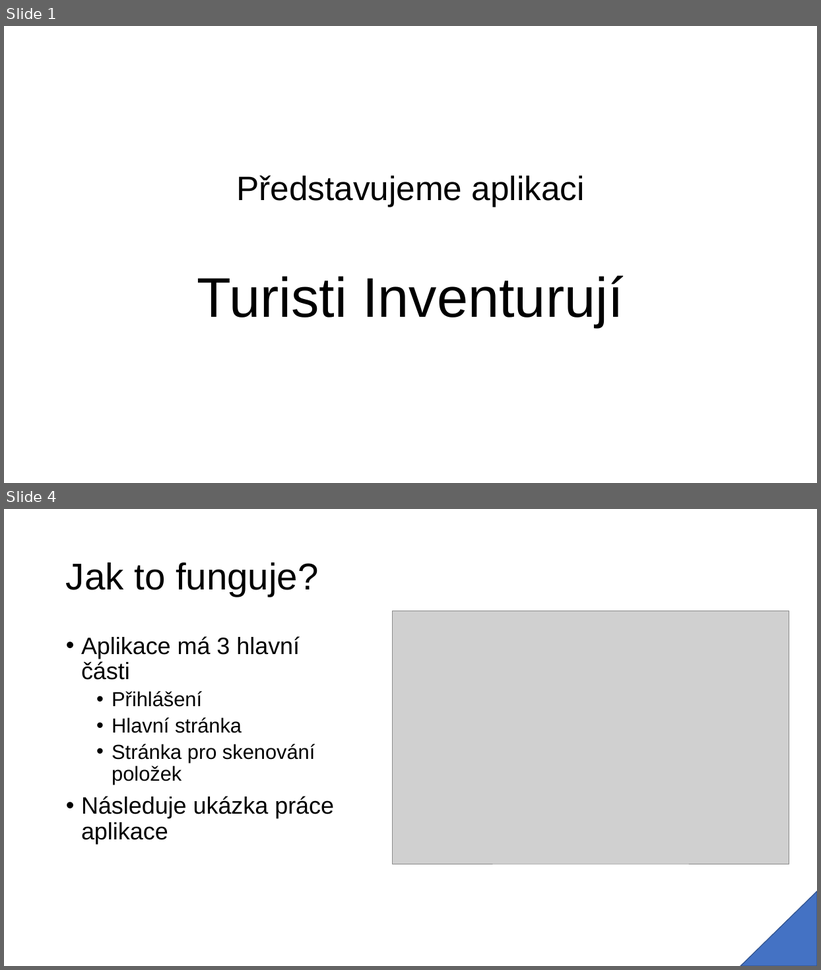
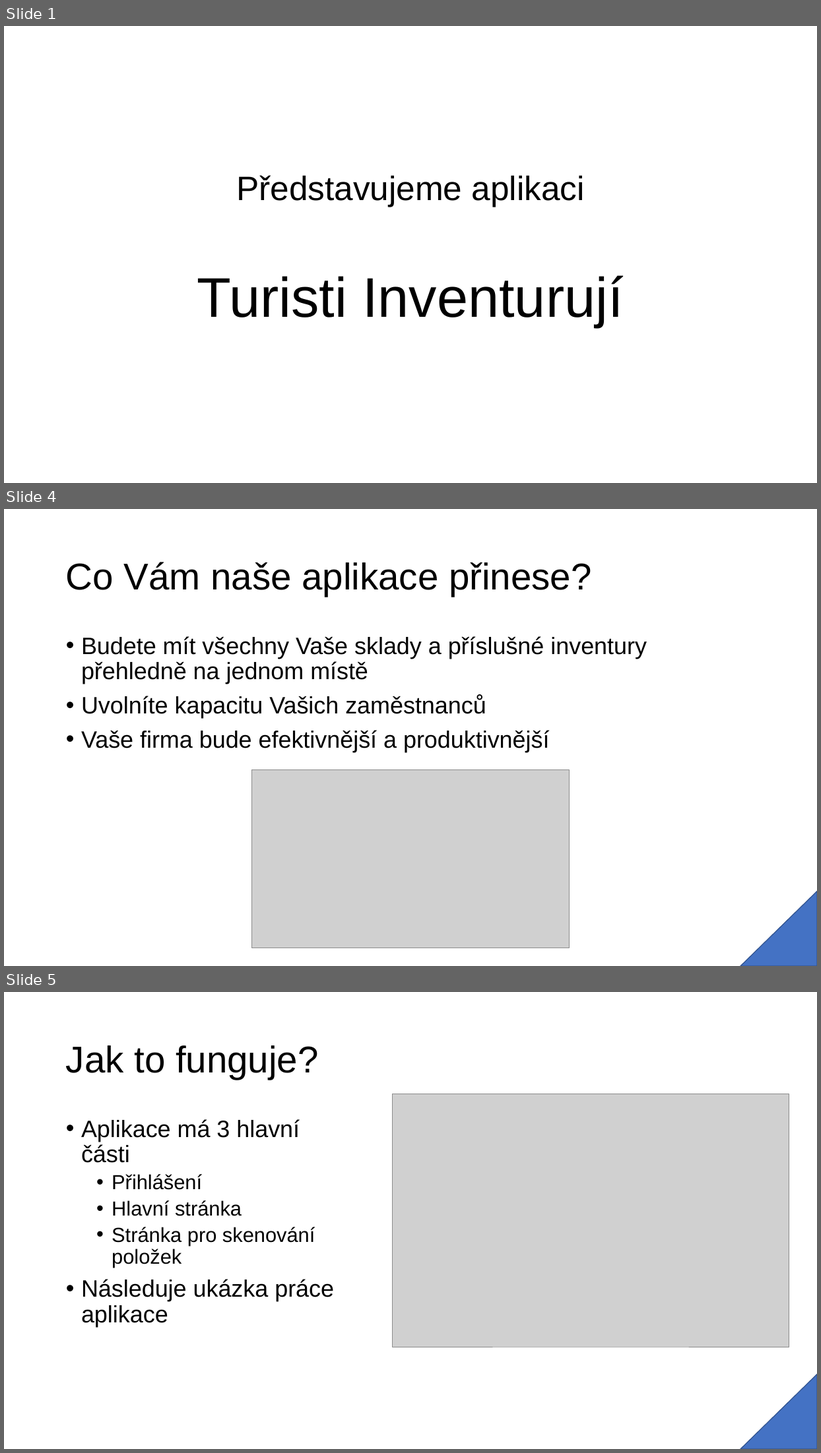
Before and after one commit to Skotuson/UnIT, a slide deck: Představujeme aplikaci.pptx. Shown one above the other, each under a label of ours: slides 1 and 4 before the commit, slides 1, 4 and 5 after it; the slides between them are not shown. The pictures are 821x970 and 821x1453 pixels, drawn with LibreOffice and Linux fonts; fonts in the diff are those of the drawing; grey boxes stand for pictures. Boxes give left, top, right and bottom in pixels: in the first picture for what was removed or moved away, otherwise in the second. Text is boxed around its words. In the diff, an @@ line names an element or a change of style, - is before the commit and + after.

```diff
--- a/Představujeme aplikaci.pptx
+++ b/Představujeme aplikaci.pptx
@@ slide 4 added at [4, 509, 817, 966], background #FFFFFF; not listed: 1 template element that a slide beside it also shows @@
@@ title added at [66, 562, 592, 596], 44 pt, text #000000 @@
+Co Vám naše aplikace přinese?
@@ text added at [81, 636, 647, 753], 28 pt, text #000000 @@
+• Budete mít všechny Vaše sklady a příslušné inventury přehledně na jednom místě
+• Uvolníte kapacitu Vašich zaměstnanců
+• Vaše firma bude efektivnější a produktivnější
@@ picture added at [252, 770, 569, 949] @@
@@ what was slide 4 is now slide 5 @@
```
Also in this commit, not shown: 3 slides changed, 2 other files.
